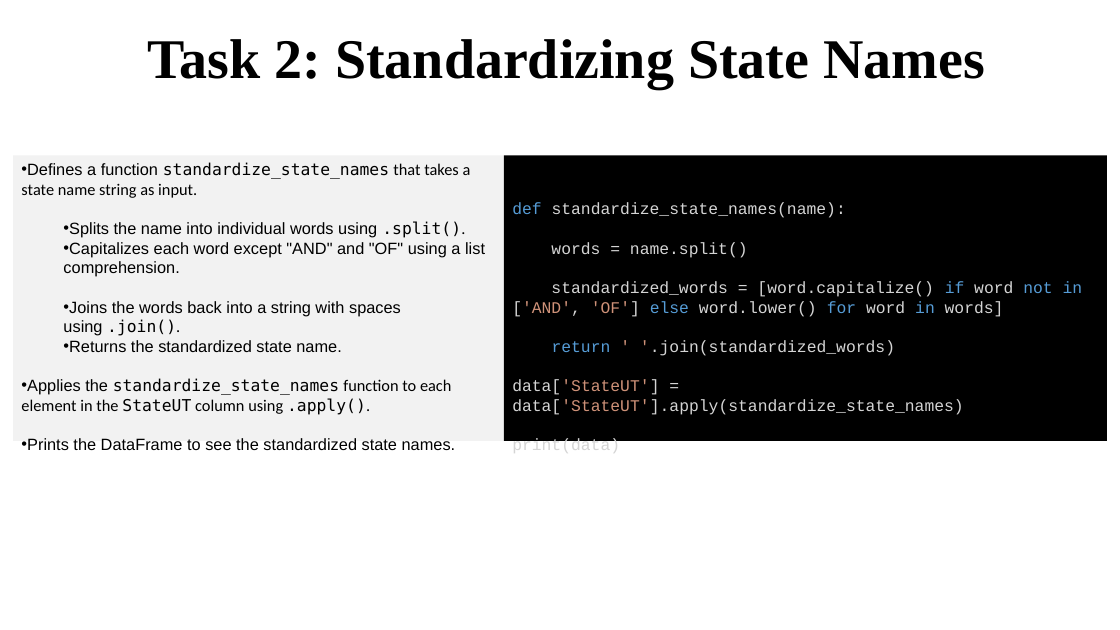
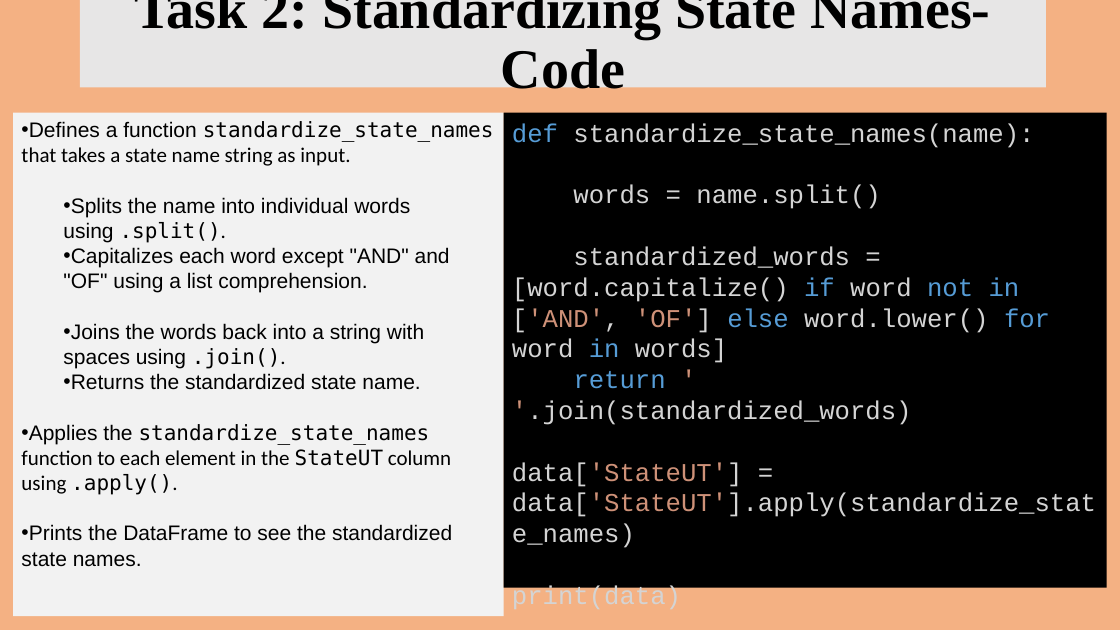
Before and after one commit to DeviEngineer2007/Census2011, a slide deck: slide 8 of Census Data Engineering Project_final.pptx (slide 7 before the commit). Drawn at 1120x630 pixels with LibreOffice and Linux fonts; fonts in the diff are those of the drawing. Boxes give left, top, right and bottom in pixels: in the first picture for what was removed or moved away, otherwise in the second. Text is boxed around its words. In the diff, an @@ line names an element or a change of style, - is before the commit and + after.

Commit message:
Census Data Pipelline PPT for presentation

```diff
--- a/Census Data Engineering Project_final.pptx
+++ b/Census Data Engineering Project_final.pptx
@@ background #FFFFFF to #F4B183 @@
@@ title "Task 2: Standardizing State Names-Code": place and size @@
-title "Task 2: Standardizing State Names-Code" at box(147, 39, 985, 89)
+title "Task 2: Standardizing State Names-Code" at box(80, 0, 1046, 87)
@@ title "Task 2: Standardizing State Names-Code" at box(80, 0, 1046, 87): fill none to #E7E6E6 @@
@@ title at box(134, 0, 990, 99): text changed @@
-Task 2: Standardizing State Names
+Task 2: Standardizing State Names-Code
@@ text "Defines a function standardize_state_names that ...": place and size @@
-text "Defines a function standardize_state_names that ..." at box(13, 155, 504, 441)
+text "Defines a function standardize_state_names that ..." at box(13, 113, 504, 617)
@@ text "Defines a function standardize_state_names that ..." at box(13, 113, 504, 617): size 14 to 18 pt @@
@@ rectangle "def standardize_state_names(name):": place and size @@
-rectangle "def standardize_state_names(name):" at box(504, 155, 1107, 441)
+rectangle "def standardize_state_names(name):" at box(504, 113, 1107, 587)
@@ rectangle "def standardize_state_names(name):" at box(504, 113, 1107, 587): size 14 to 22 pt @@
```
Also in this commit, not shown: 4 other slides changed, 15 slides added, 3 slides removed.
